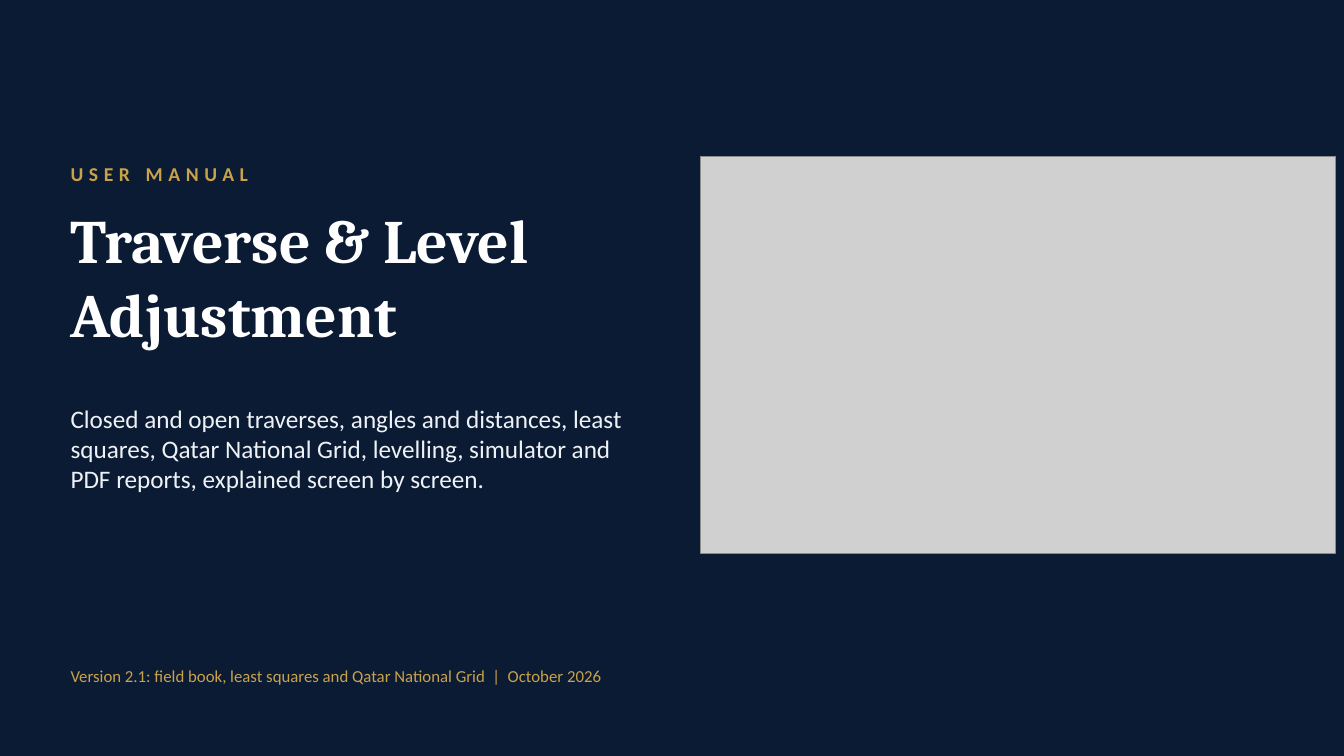
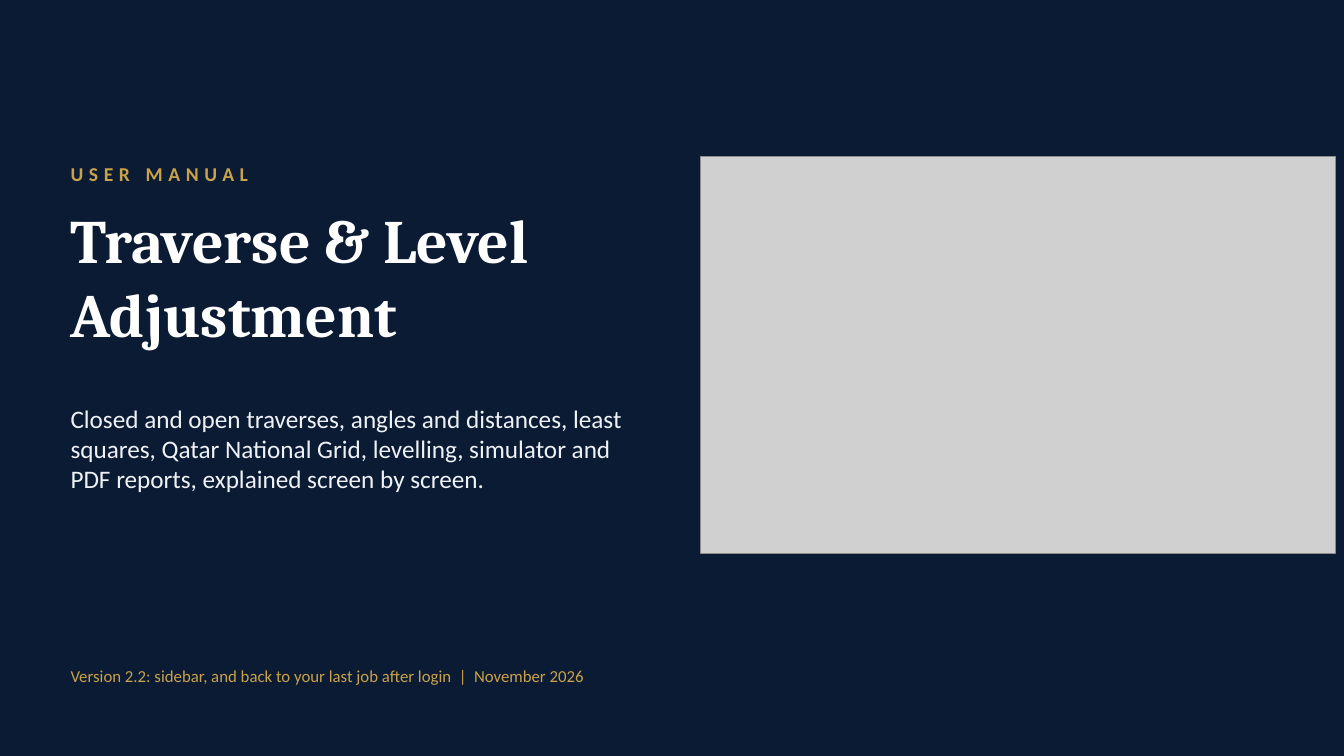
Before and after one commit to Asjad-Mehmood/KML-WEBSITE-, a slide deck: slide 1 of public/traverse/Traverse-Level-User-Manual.pptx. Drawn at 1344x756 pixels with LibreOffice and Linux fonts; fonts in the diff are those of the drawing; grey boxes stand for pictures. Boxes give left, top, right and bottom in pixels: in the first picture for what was removed or moved away, otherwise in the second. Text is boxed around its words. In the diff, an @@ line names an element or a change of style, - is before the commit and + after.

```diff
--- a/public/traverse/Traverse-Level-User-Manual.pptx
+++ b/public/traverse/Traverse-Level-User-Manual.pptx
@@ text at box(71, 670, 584, 685): text changed @@
-Version 2.1: field book, least squares and Qatar National Grid | October 2026
+Version 2.2: sidebar, and back to your last job after login | November 2026
```
Also in this commit, not shown: 5 other slides changed, 1 slide added, 19 other files.
